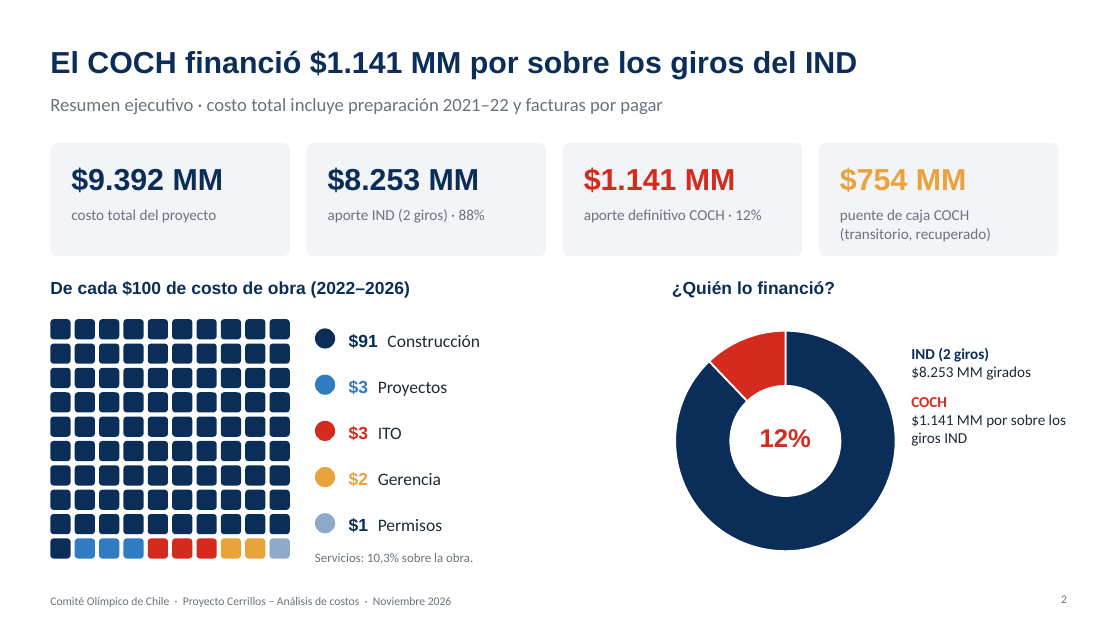
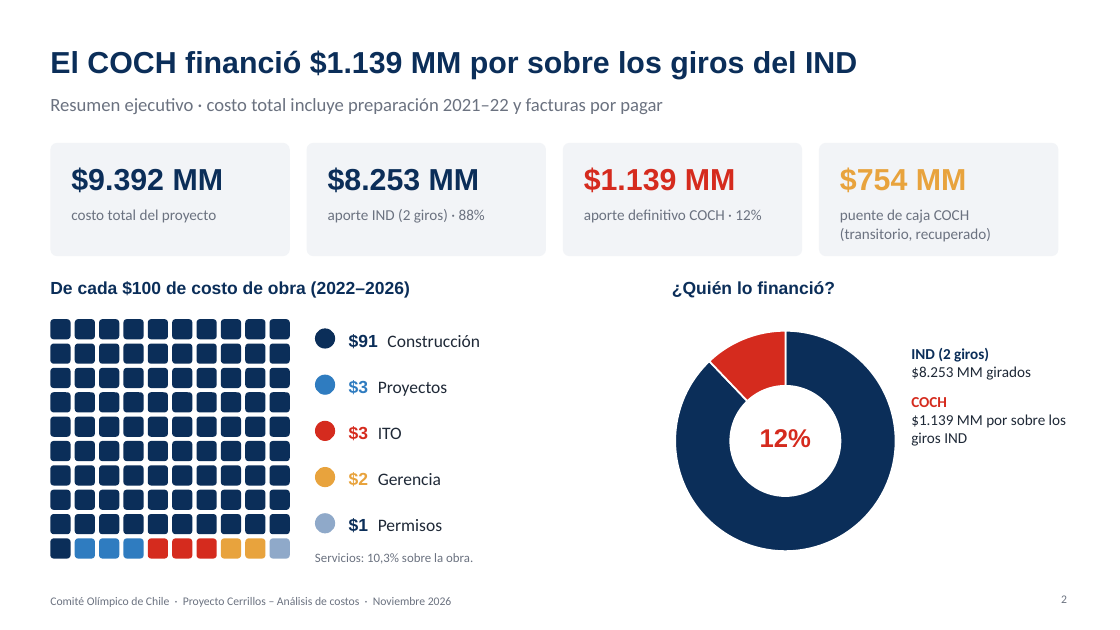
Before and after one commit to mmujicaa-prog/grit-test-app, a slide deck: slide 2 of entregables/Cerrillos_Aporte_COCH_interno.pptx. Drawn at 1120x630 pixels with LibreOffice and Linux fonts; fonts in the diff are those of the drawing; background and template pictures are left out. Boxes give left, top, right and bottom in pixels: in the first picture for what was removed or moved away, otherwise in the second. Text is boxed around its words. In the diff, an @@ line names an element or a change of style, - is before the commit and + after.

```diff
--- a/entregables/Cerrillos_Aporte_COCH_interno.pptx
+++ b/entregables/Cerrillos_Aporte_COCH_interno.pptx
@@ title at bbox=[50, 50, 857, 79]: text changed @@
-El COCH financió $1.141 MM por sobre los giros del IND
+El COCH financió $1.139 MM por sobre los giros del IND
@@ text at bbox=[584, 167, 736, 193]: text changed @@
-$1.141 MM
+$1.139 MM
@@ text at bbox=[911, 414, 1066, 446]: text changed @@
-$1.141 MM por sobre los giros IND
+$1.139 MM por sobre los giros IND
```
Also in this commit, not shown: 6 other slides changed, 1 other file.
